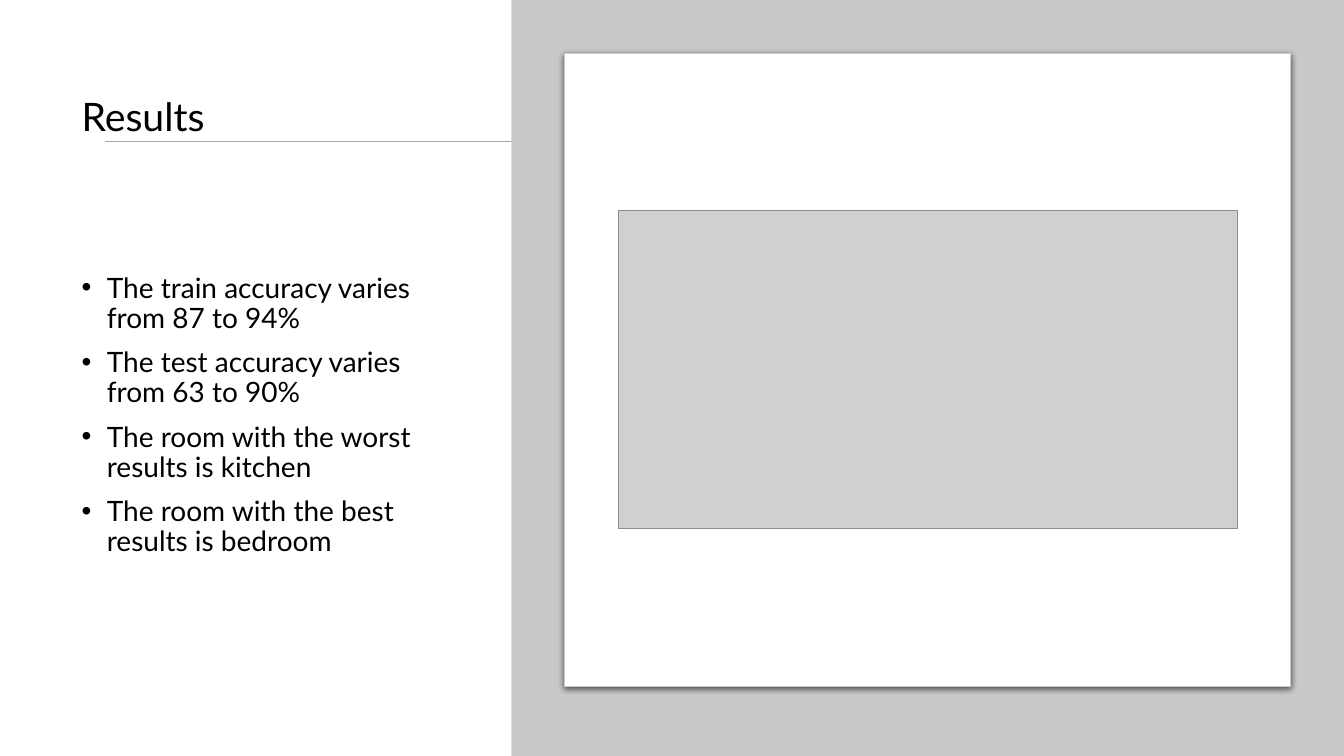
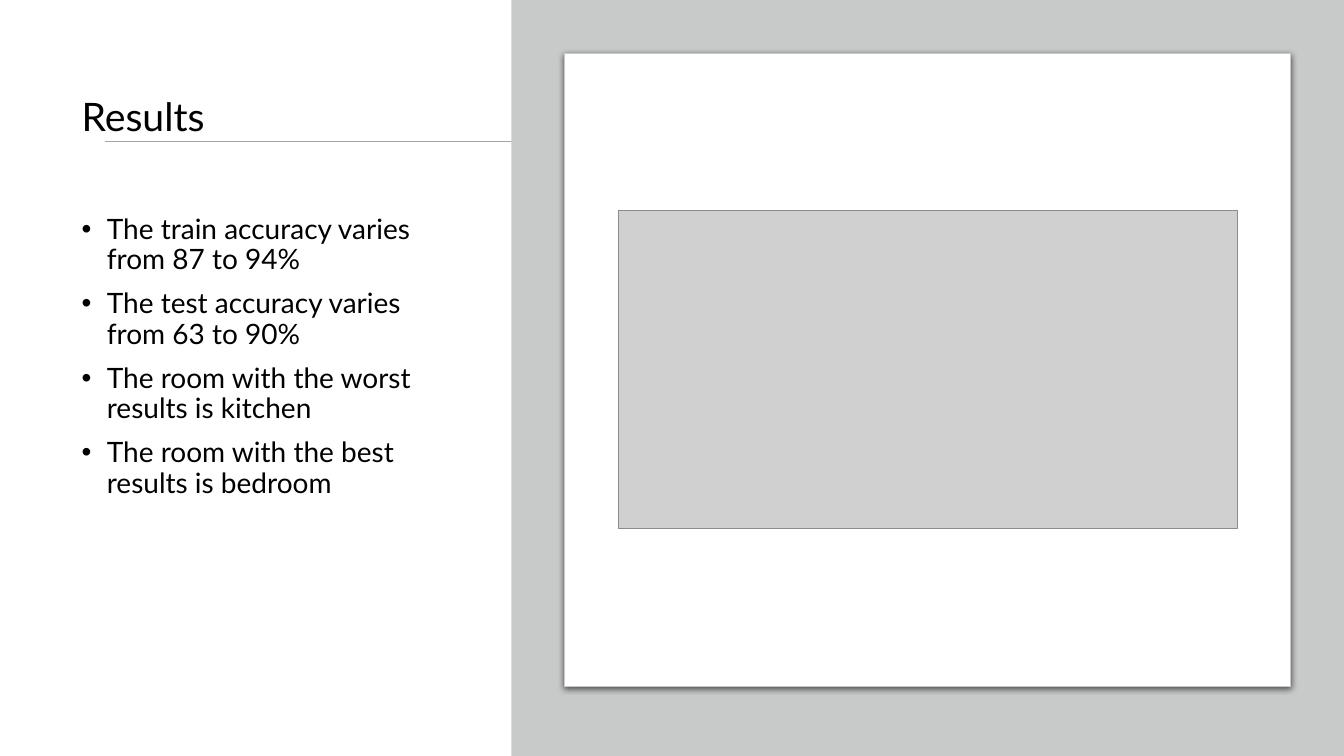
Before and after one commit to giannoulaki/Springboard, a slide deck: slide 11 of Capstone_Project_2/Capstone_Project_2.pptx (slide 10 before the commit). Drawn at 1344x756 pixels with LibreOffice and Linux fonts; fonts in the diff are those of the drawing; grey boxes stand for pictures. Boxes give left, top, right and bottom in pixels: in the first picture for what was removed or moved away, otherwise in the second. Text is boxed around its words. In the diff, an @@ line names an element or a change of style, - is before the commit and + after.

```diff
--- a/Capstone_Project_2/Capstone_Project_2.pptx
+++ b/Capstone_Project_2/Capstone_Project_2.pptx
@@ text "The train accuracy varies from ...": place and size @@
-text "The train accuracy varies from ..." at box(107, 277, 411, 552)
+text "The train accuracy varies from ..." at box(107, 218, 411, 494)
```
Also in this commit, not shown: 3 other slides changed, 2 slides added, 2 other files.
